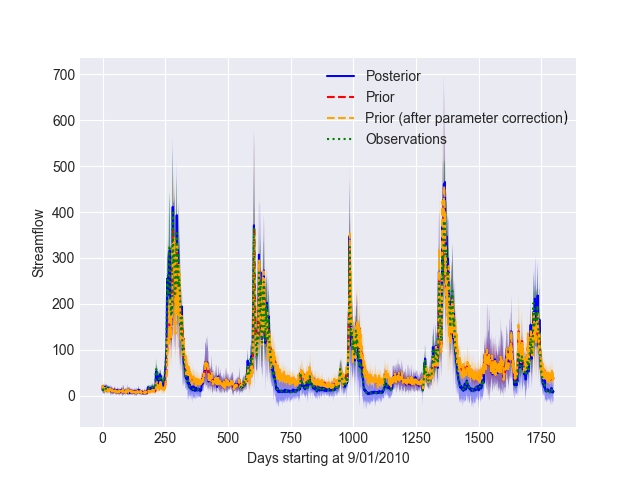
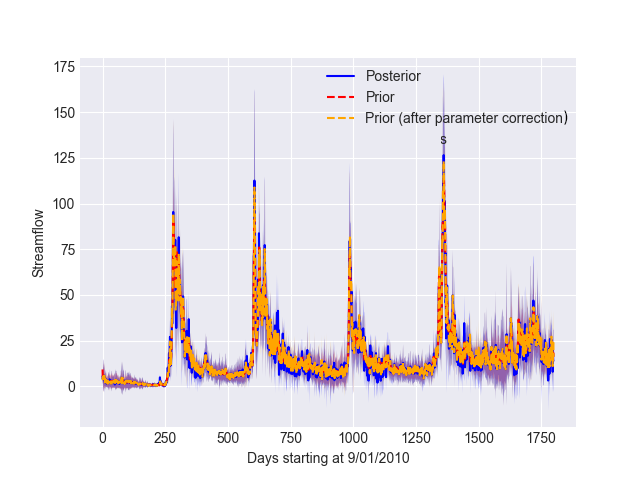
Layer changes from the first 640x480 image to the second:
added layer "Layer 2" above "248streamflowi3OverallState" over box(327, 133, 441, 144)
added layer "244streamflowi2OverallState" above "Layer 1" over box(52, 61, 576, 410)
